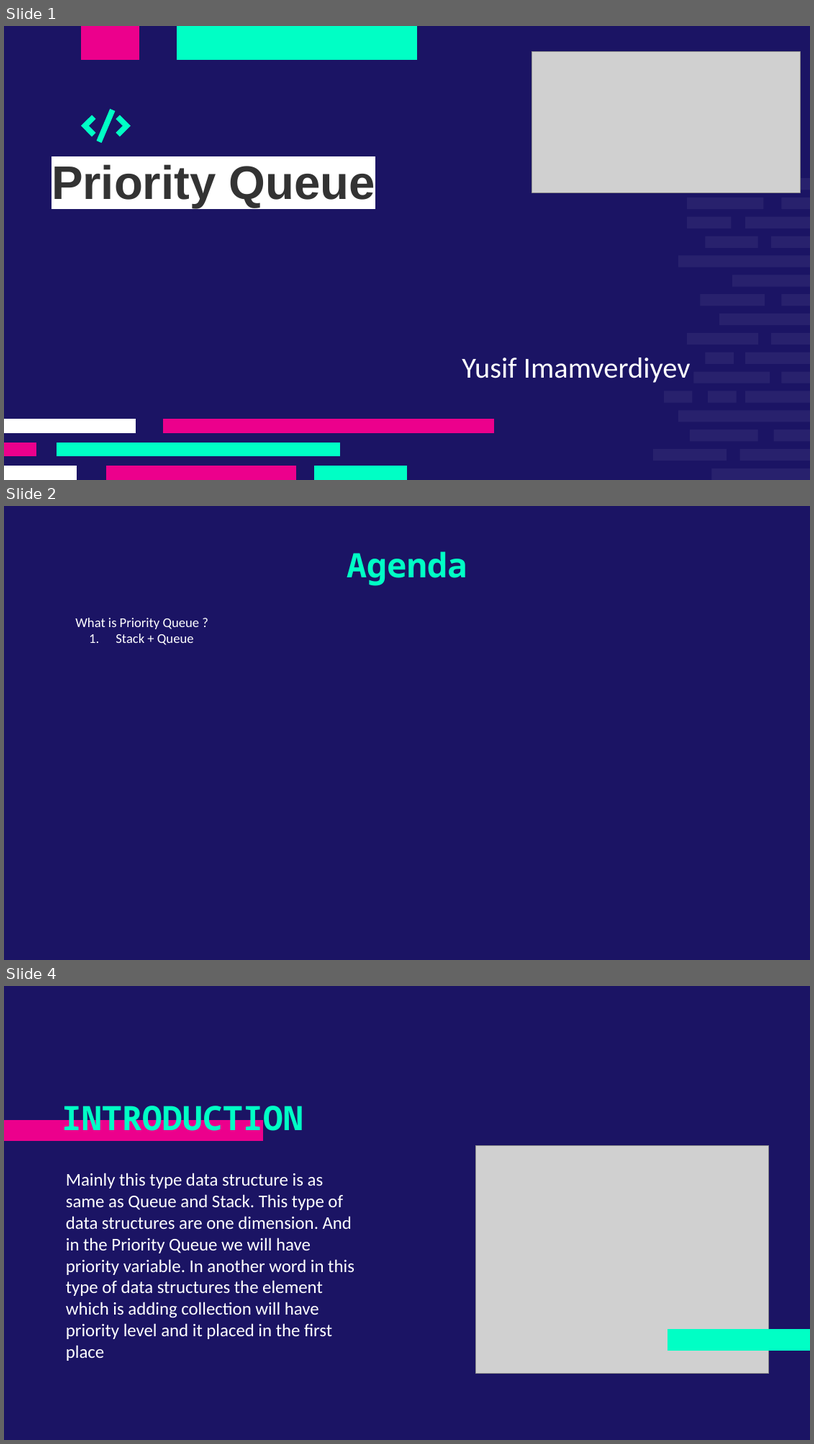
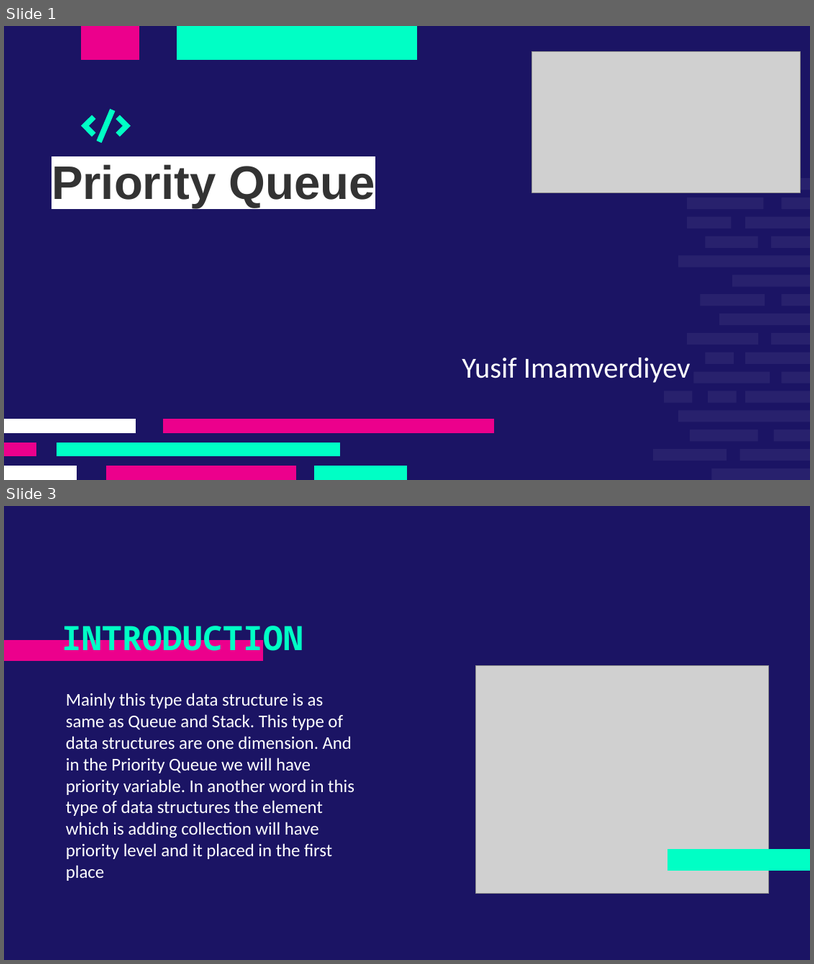
Before and after one commit to artifix3/PriorityQueue, a slide deck: Presentation Files/Priority Queue .pptx. Shown one above the other, each under a label of ours: slides 1, 2 and 4 before the commit, slides 1 and 3 after it; the slides between them are not shown. The pictures are 814x1444 and 814x964 pixels, drawn with LibreOffice and Linux fonts; fonts in the diff are those of the drawing; grey boxes stand for pictures. Boxes give left, top, right and bottom in pixels: in the first picture for what was removed or moved away, otherwise in the second. Text is boxed around its words. In the diff, an @@ line names an element or a change of style, - is before the commit and + after.

```diff
--- a/Presentation Files/Priority Queue .pptx
+++ b/Presentation Files/Priority Queue .pptx
@@ slide 2 removed at (x1=4, y1=506, x2=810, y2=960), background #1B1464 @@
@@ title removed at (x1=347, y1=551, x2=468, y2=586) @@
-Agenda
@@ subtitle removed at (x1=75, y1=618, x2=200, y2=645) @@
-What is Priority Queue ?
-1. Stack + Queue
@@ what was slide 4 is now slide 3 @@
```
Also in this commit, not shown: 1 slide changed, 2 other files.
